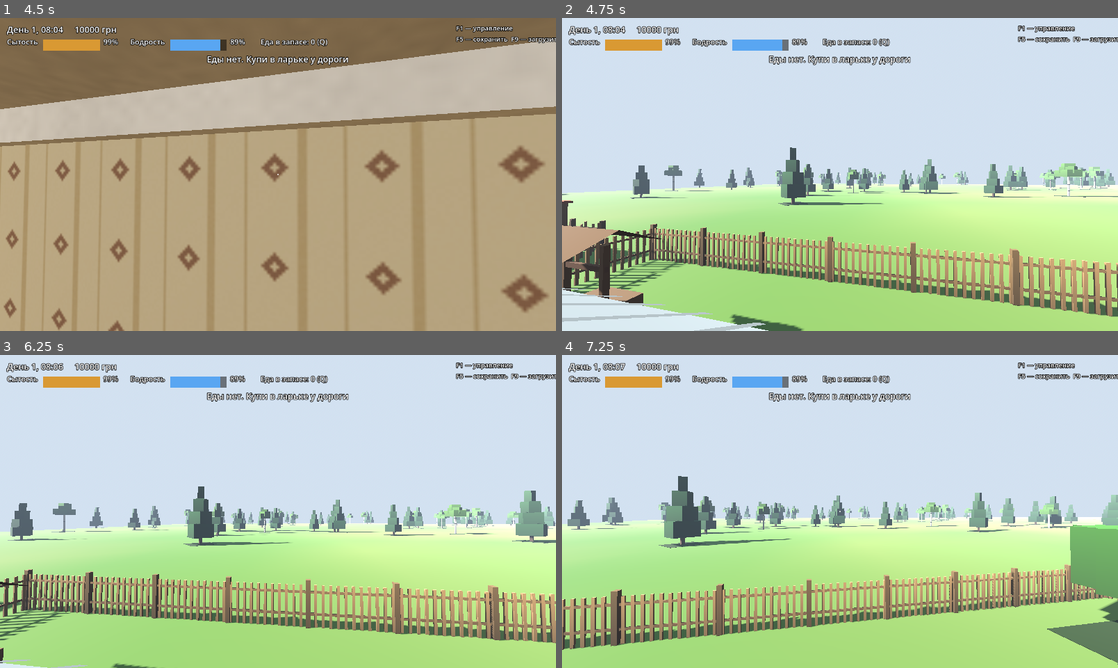
Above: before the commit, frames 1-4 (two rows, left to right).
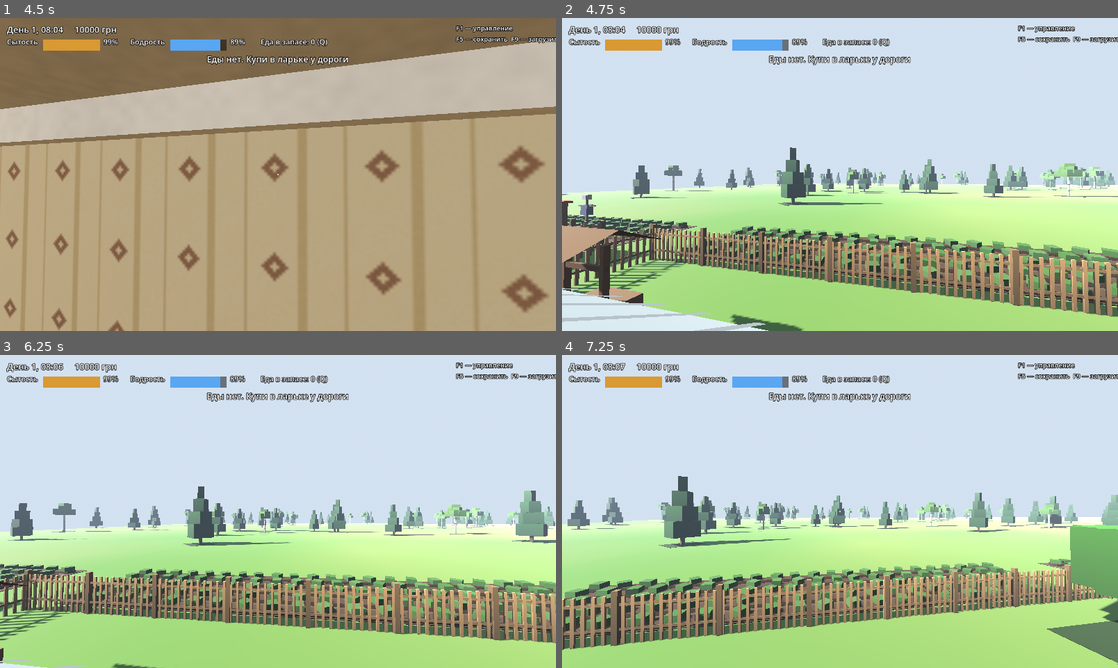
Above: after the commit, the same moments.

Repository: Bobi3f/666666
Game: Godot game, scene res://scenes/World.tscn
Same seed, same stepped clock (60 frames per second), same inputs: the game is played once before the commit and once after it.
Inputs (mouse positions are in pixels of both pictures, inside the frame that each line leads up to):
- Up to frame 1 (4.5 s): move the mouse to (305, 174) at 0.52 s; hold W from 0.53 s (still down); tap E at 0.6, 3.6 s; tap Space at 0.77, 1.52, 3.02, 3.77 s; move the mouse to (250, 174) at 1.27 s; tap Q at 1.35, 4.35 s; move the mouse to (289, 168) at 2.02 s; hold Shift 2.03-2.78 s; tap Enter at 2.75 s; move the mouse to (272, 180) at 2.77 s; tap R at 2.85 s; move the mouse to (316, 177) at 3.52 s; move the mouse to (233, 171) at 4.27 s
- Up to frame 2 (4.75 s): keep holding W; tap Space at 4.52 s
- Up to frame 3 (6.25 s): move the mouse to (283, 511) at 5.02 s; hold Shift 5.03-5.78 s; tap Space at 5.75, 6.02 s; move the mouse to (255, 505) at 5.77 s; release W at 5.78 s; hold D from 5.78 s (still down); tap R at 5.85 s
- Up to frame 4 (7.25 s): move the mouse to (867, 511) at 6.52 s; release D at 6.53 s; hold W from 6.53 s (still down); tap E at 6.6 s; tap Space at 6.77 s

Frame 1 is identical in both runs. In frame 2, 6.4% of the frame differs, in the area x 1-100%, y 56-93%; in frame 3, 6.4%; in frame 4, 6.5%, in the area x 0-93%, y 65-91%.

Commit message:
Village life: shop, street lamps, gardens, pond, bus stop
Every yard gets a gate bench, a front flower bed and a potato plot behind
the back fence; poor and middle yards get a dog kennel, poor ones a
scarecrow. Wooden street lamps light the village street at dusk (a ground
light pool stands in for OmniLight, which the single world mesh cannot
receive past the 8-light Compatibility limit). The dirt street gets ruts
and puddles.

New village shop by the highway turn-off sells bread and milk for 40 UAH
from 8:00 to 21:00. Also a concrete bus stop, a blue village sign, a pond
with reeds and a pier, and haystacks on the meadow. The rich bench no
longer sits in front of the gate.

Co-Authored-By: Claude Opus 5.5 <noreply@anthropic.com>
Claude-Session: https://claude.ai/code/session_01UVk6wNNM2FjtKcFVRWCFoE

Diff:
--- a/scripts/world/world.gd
+++ b/scripts/world/world.gd
@@ -1,6 +1,6 @@
 extends Node3D
-## Мир 400×400 м: деревня из 8 дворов трёх уровней достатка, город из
-## панелек, магистраль, ЛЭП, лес и поля.
+## Мир 400×400 м: деревня из 8 дворов трёх уровней достатка с сельмагом,
+## фонарями, прудом и огородами, город из панелек, магистраль, ЛЭП, лес и поля.
 ##
 ## Вся неподвижная геометрия копится в один меш (MeshBuilder) — мир рисуется
 ## за один вызов отрисовки. Светящиеся окна — второй меш: днём тусклые,
@@ -18,6 +18,13 @@
 ## Дом игрока — второй в первом ряду.
 const PLAYER_HOUSE := Vector2(-125.0, ROW_A_Z)
 
+## Фонари вдоль деревенской улицы — в просветах между дворами.
+const LAMP_X := [-162.0, -137.5, -112.5, -87.5, -63.0]
+const LAMP_Z := -36.9
+## Сельмаг за съездом к трассе, дверью к деревне.
+const SHOP_POS := Vector3(-45.0, 0, -24.0)
+const POND_POS := Vector3(-182.0, 0, -40.0)
+
 const HOUSE_Y := 0.05  # пол дома чуть выше земли
 const SKIN := 0.1       # толщина наружной обшивки
 
@@ -26,10 +33,16 @@
 var _sky: ProceduralSkyMaterial
 var _glow_mat: StandardMaterial3D
 var _rng := RandomNumberGenerator.new()
+## Отдельный генератор для деревенских мелочей: лес и город остаются прежними.
+var _vrng := RandomNumberGenerator.new()
+## Лампы фонарей и пятна света под ними: видны только в темноте.
+var _street_lights: Array[Node3D] = []
+var _light_pool_mat: StandardMaterial3D
 
 
 func _ready() -> void:
 	_rng.seed = 20260925
+	_vrng.seed = 1986
 	_setup_environment()
 
 	var b := MeshBuilder.new()
@@ -39,6 +52,7 @@
 	_build_roads(b)
 	_build_power_line(b)
 	_build_village(b)
+	_build_village_life(b, glow)
 	_build_town(b, glow)
 	_build_shops(b)
 	_build_forest(b)
@@ -102,6 +116,10 @@
 	_env.fog_light_color = Color(0.05, 0.06, 0.1).lerp(Color(0.7, 0.78, 0.88), day)
 	if _glow_mat:
 		_glow_mat.albedo_color = Color(0.3, 0.32, 0.36).lerp(Color(1.0, 1.0, 1.0), 1.0 - day)
+	# Фонари зажигаются в сумерках
+	var lit := day < 0.35
+	for l in _street_lights:
+		l.visible = lit
 
 
 # --- Земля и дороги ---------------------------------------------------------
@@ -451,6 +469,11 @@
 func _yard_extras(b: MeshBuilder, hi: HouseInterior) -> void:
 	# Яблоня во дворе у всех
 	_tree(b, Vector3(7.5, 0, -6.0), 0.0, 1)
+	_gate_bench(b, hi.wealth)
+	_front_garden(b, hi)
+	_vegetable_plot(b, hi.wealth)
+	if hi.wealth != W.RICH:
+		_kennel(b, Vector3(3.6, 0, 8.2))
 	match hi.wealth:
 		W.POOR:
 			# Уличный туалет
@@ -468,11 +491,8 @@
 			b.box(Vector3(5.5, 0, -3.0), Vector3(10.2, 2.6, 3.0), Color(0.62, 0.27, 0.19), true)
 			b.box(Vector3(5.4, 2.6, -3.1), Vector3(10.3, 2.75, 3.1), Color(0.35, 0.35, 0.35))
 			b.box(Vector3(6.2, 0, 3.0), Vector3(9.5, 2.2, 3.05), Color(0.55, 0.57, 0.6))
-			# Теплица и лавочка у ворот
+			# Теплица
 			b.box(Vector3(-9.5, 0, -8.0), Vector3(-5.5, 2.0, -5.0), Color(0.75, 0.88, 0.9), true)
-			b.box(Vector3(-2.0, 0.4, 12.2), Vector3(0.0, 0.45, 12.6), Color(0.5, 0.35, 0.2))
-			for x in [-1.9, -0.2]:
-				b.box(Vector3(x, 0, 12.25), Vector3(x + 0.1, 0.4, 12.55), Color(0.3, 0.3, 0.3))
 		_:
 			# Колодец с воротом и навесом
 			b.box(Vector3(-8.0, 0, -6.0), Vector3(-6.8, 0.8, -4.8), Color(0.45, 0.35, 0.25), true)
@@ -491,6 +511,307 @@
 			# Поленница штабелем
 			b.box(Vector3(-10.5, 0, 0.0), Vector3(-9.9, 1.2, 4.0), Color(0.55, 0.42, 0.28), true)
 			b.box(Vector3(-10.6, 1.2, -0.1), Vector3(-9.8, 1.3, 4.1), Color(0.4, 0.4, 0.4))
+
+
+## Лавочка у забора справа от калитки — посидеть с соседями.
+func _gate_bench(b: MeshBuilder, wealth: int) -> void:
+	var wood := Color(0.5, 0.35, 0.2) if wealth == W.RICH else Color(0.55, 0.45, 0.32)
+	b.box(Vector3(1.0, 0.42, 12.25), Vector3(3.0, 0.47, 12.65), wood)
+	if wealth != W.POOR:
+		b.box(Vector3(1.0, 0.47, 12.15), Vector3(3.0, 0.85, 12.2), wood)
+	for x in [1.1, 2.8]:
+		b.box(Vector3(x, 0, 12.3), Vector3(x + 0.1, 0.42, 12.6), wood.darkened(0.35))
+
+
+## Палисадник: клумба вдоль фасада, у бедных — лопухи и крапива.
+func _front_garden(b: MeshBuilder, hi: HouseInterior) -> void:
+	var ox := hi.inner_size.x * 0.5 + hi.wall_thickness + SKIN
+	var oz := hi.inner_size.z * 0.5 + hi.wall_thickness + SKIN
+	var z0 := oz + 0.9
+	var z1 := oz + 1.6
+	var poor := hi.wealth == W.POOR
+	var flowers := [Color(0.9, 0.2, 0.25), Color(0.95, 0.85, 0.2), Color(0.95, 0.95, 0.95), Color(0.75, 0.4, 0.85), Color(0.95, 0.55, 0.15)]
+	for side in [[-ox + 0.2, hi.entrance_offset - 1.1], [hi.entrance_offset + 1.1, ox - 0.2]]:
+		var x0: float = side[0]
+		var x1: float = side[1]
+		if x1 - x0 < 0.5:
+			continue
+		if not poor:
+			# Бордюр из дощечек и чёрная земля
+			b.box(Vector3(x0, 0, z0), Vector3(x1, 0.08, z1), Color(0.28, 0.2, 0.14))
+			b.box(Vector3(x0 - 0.05, 0, z1), Vector3(x1 + 0.05, 0.16, z1 + 0.05), Color(0.9, 0.9, 0.88))
+		var x := x0 + 0.15
+		while x < x1 - 0.1:
+			var h := _vrng.randf_range(0.25, 0.6)
+			var zz := _vrng.randf_range(z0 + 0.1, z1 - 0.15)
+			if poor:
+				b.box_rot(Vector3(x, h * 0.5, zz), Vector3(0.35, h, 0.3), _vrng.randf() * TAU, Color(0.22, 0.38, 0.16))
+			else:
+				b.box(Vector3(x - 0.02, 0.08, zz - 0.02), Vector3(x + 0.02, h, zz + 0.02), Color(0.2, 0.4, 0.15))
+				var c: Color = flowers[_vrng.randi() % flowers.size()]
+				b.box(Vector3(x - 0.08, h, zz - 0.08), Vector3(x + 0.08, h + 0.1, zz + 0.08), c)
+			x += _vrng.randf_range(0.25, 0.45)
+
+
+## Огород за задним забором: картошка рядами, у бедных ещё и пугало.
+func _vegetable_plot(b: MeshBuilder, wealth: int) -> void:
+	var soil := Color(0.33, 0.24, 0.16)
+	var leaf := Color(0.26, 0.45, 0.18)
+	b.box(Vector3(-10.5, 0, -14.0), Vector3(10.5, 0.03, -9.5), soil.lightened(0.08))
+	var z := -13.6
+	while z < -9.8:
+		b.box(Vector3(-10.2, 0, z), Vector3(10.2, 0.16, z + 0.45), soil)
+		var x := -10.0
+		while x < 10.0:
+			b.box_rot(Vector3(x, 0.26, z + 0.22), Vector3(0.45, 0.22, 0.4), _vrng.randf() * TAU,
+				leaf.lightened(_vrng.randf() * 0.12))
+			x += _vrng.randf_range(0.8, 1.1)
+		z += 0.9
+	if wealth == W.POOR:
+		# Пугало: крест из жердей, старая куртка и ведро вместо головы
+		var p := Vector3(4.0, 0, -11.8)
+		b.box(p + Vector3(-0.05, 0, -0.05), p + Vector3(0.05, 2.0, 0.05), Color(0.45, 0.35, 0.22))
+		b.box(p + Vector3(-0.8, 1.45, -0.04), p + Vector3(0.8, 1.53, 0.04), Color(0.45, 0.35, 0.22))
+		b.box(p + Vector3(-0.3, 0.9, -0.15), p + Vector3(0.3, 1.55, 0.15), Color(0.3, 0.32, 0.45))
+		b.box(p + Vector3(-0.15, 1.9, -0.15), p + Vector3(0.15, 2.2, 0.15), Color(0.6, 0.6, 0.62))
+
+
+## Собачья будка с двускатной крышей и тёмным лазом.
+func _kennel(b: MeshBuilder, p: Vector3) -> void:
+	var wood := Color(0.5, 0.38, 0.25)
+	b.box(p + Vector3(-0.5, 0, -0.6), p + Vector3(0.5, 0.75, 0.6), wood, true)
+	b.box(p + Vector3(-0.2, 0.05, 0.6), p + Vector3(0.2, 0.5, 0.61), Color(0.08, 0.07, 0.06))
+	for s in [-1.0, 1.0]:
+		b.quad(p + Vector3(s * 0.62, 0.7, 0.68), p + Vector3(s * 0.62, 0.7, -0.68), p + Vector3(0, 1.05, -0.68), p + Vector3(0, 1.05, 0.68),
+			Color(0.35, 0.33, 0.32), true)
+	# Миска
+	b.box(p + Vector3(0.3, 0, 0.9), p + Vector3(0.55, 0.08, 1.15), Color(0.55, 0.55, 0.6))
+
+
+# --- Жизнь села: фонари, сельмаг, остановка, пруд, стога ---------------------
+
+func _build_village_life(b: MeshBuilder, glow: MeshBuilder) -> void:
+	_street_ruts(b)
+	for x in LAMP_X:
+		_street_lamp(b, glow, Vector3(x, 0, LAMP_Z))
+	_village_shop(b, glow)
+	_bus_stop(b, Vector3(-68.5, 0, -7.6))
+	_village_sign(b, Vector3(-54.5, 0, -7.2))
+	_pond(b, POND_POS)
+	for p in [Vector3(-42, 0, -62), Vector3(-33, 0, -70), Vector3(-26, 0, -57)]:
+		_haystack(b, p)
+
+
+## Колеи и лужи на грунтовке — видно, что по ней ездят.
+func _street_ruts(b: MeshBuilder) -> void:
+	var rut := Color(0.38, 0.32, 0.23)
+	for z in [-41.0, -39.3]:
+		b.box(Vector3(-164, 0.04, z), Vector3(-58, 0.043, z + 0.5), rut)
+	for i in 9:
+		var x := _vrng.randf_range(-160.0, -62.0)
+		var z: float = [-41.0, -39.3][i % 2] + _vrng.randf_range(-0.2, 0.3)
+		var l := _vrng.randf_range(1.0, 2.6)
+		b.box(Vector3(x, 0.043, z), Vector3(x + l, 0.047, z + _vrng.randf_range(0.5, 0.9)), Color(0.36, 0.4, 0.44))
+
+
+## Деревянный столб с железным плафоном; лампа горит в сумерках.
+func _street_lamp(b: MeshBuilder, glow: MeshBuilder, p: Vector3) -> void:
+	var wood := Color(0.33, 0.26, 0.19)
+	b.box(p + Vector3(-0.1, 0, -0.1), p + Vector3(0.1, 6.0, 0.1), wood, true)
+	# Кронштейн к середине улицы
+	b.box(p + Vector3(-0.04, 5.6, -1.6), p + Vector3(0.04, 5.68, 0.0), Color(0.25, 0.25, 0.25))
+	b.box(p + Vector3(-0.04, 5.35, -0.1), p + Vector3(0.04, 5.68, -0.02), Color(0.25, 0.25, 0.25))
+	b.box(p + Vector3(-0.28, 5.42, -1.9), p + Vector3(0.28, 5.62, -1.35), Color(0.3, 0.32, 0.3))
+	glow.box(p + Vector3(-0.14, 5.3, -1.75), p + Vector3(0.14, 5.42, -1.5), Color(1.0, 0.82, 0.5))
+	var light := OmniLight3D.new()
+	light.position = p + Vector3(0, 5.1, -1.6)
+	light.light_color = Color(1.0, 0.8, 0.55)
+	light.light_energy = 1.4
+	light.omni_range = 11.0
+	light.visible = false
+	light.distance_fade_enabled = true
+	light.distance_fade_begin = 40.0
+	light.distance_fade_length = 10.0
+	add_child(light)
+	_street_lights.append(light)
+	# Мир — один меш, а в Compatibility на объект влияют не больше 8 ламп,
+	# их уже заняли лампы в домах. Поэтому свет на земле — отдельное пятно.
+	var pool := MeshInstance3D.new()
+	var plane := PlaneMesh.new()
+	plane.size = Vector2(10.0, 10.0)
+	pool.mesh = plane
+	pool.material_override = _light_pool_material()
+	pool.cast_shadow = GeometryInstance3D.SHADOW_CASTING_SETTING_OFF
+	pool.position = p + Vector3(0, 0.06, -1.6)
+	pool.visible = false
+	add_child(pool)
+	_street_lights.append(pool)
+
+
+func _light_pool_material() -> StandardMaterial3D:
+	if _light_pool_mat:
+		return _light_pool_mat
+	var g := Gradient.new()
+	g.set_color(0, Color(1.0, 0.8, 0.5, 0.55))
+	g.set_color(1, Color(1.0, 0.8, 0.5, 0.0))
+	var tex := GradientTexture2D.new()
+	tex.gradient = g
+	tex.fill = GradientTexture2D.FILL_RADIAL
+	tex.fill_from = Vector2(0.5, 0.5)
+	tex.fill_to = Vector2(1.0, 0.5)
+	_light_pool_mat = StandardMaterial3D.new()
+	_light_pool_mat.shading_mode = BaseMaterial3D.SHADING_MODE_UNSHADED
+	_light_pool_mat.transparency = BaseMaterial3D.TRANSPARENCY_ALPHA
+	_light_pool_mat.blend_mode = BaseMaterial3D.BLEND_MODE_ADD
+	_light_pool_mat.albedo_texture = tex
+	return _light_pool_mat
+
+
+## Сельмаг: кирпичная коробка с крыльцом и вывеской. Хлеб дешевле, чем
+## в городском ларьке, но работает только днём.
+func _village_shop(b: MeshBuilder, glow: MeshBuilder) -> void:
+	# Локально фасад смотрит на +Z, разворот — дверью к съезду
+	var yaw := -PI / 2.0
+	var xf := Transform3D(Basis(Vector3.UP, yaw), SHOP_POS)
+	b.xf = xf
+	glow.xf = xf
+	var brick := Color(0.66, 0.36, 0.26)
+	var h := 3.4
+	b.box(Vector3(-4.5, 0, -3.0), Vector3(4.5, h, 3.0), brick, true)
+	# Швы кладки на фасаде
+	var y := 0.4
+	while y < h:
+		b.box(Vector3(-4.5, y, 3.0), Vector3(4.5, y + 0.015, 3.012), Color(0.8, 0.74, 0.64))
+		y += 0.2
+	b.box(Vector3(-4.6, 0, -3.1), Vector3(4.6, 0.4, 3.1), Color(0.45, 0.44, 0.42))
+	# Плоская крыша с парапетом
+	b.box(Vector3(-4.7, h, -3.2), Vector3(4.7, h + 0.25, 3.2), Color(0.35, 0.35, 0.36))
+	# Дверь, крыльцо с козырьком
+	b.box(Vector3(-0.6, 0.4, 3.0), Vector3(0.6, 2.5, 3.05), Color(0.3, 0.42, 0.35))
+	b.box(Vector3(-1.4, 0, 3.0), Vector3(1.4, 0.4, 4.4), Color(0.58, 0.58, 0.56), true)
+	b.box(Vector3(-1.6, 2.8, 3.0), Vector3(1.6, 2.92, 4.5), Color(0.5, 0.52, 0.55))
+	for x in [-1.5, 1.4]:
+		b.box(Vector3(x, 0.4, 4.3), Vector3(x + 0.1, 2.8, 4.4), Color(0.4, 0.4, 0.42))
+	# Витрины по бокам от двери: днём тёмное стекло, вечером свет внутри
+	for x in [-3.6, 1.4]:
+		b.box(Vector3(x - 0.08, 0.92, 3.0), Vector3(x + 2.28, 2.48, 3.06), Color(0.9, 0.9, 0.88))
+		glow.quad(Vector3(x, 1.0, 3.07), Vector3(x + 2.2, 1.0, 3.07), Vector3(x + 2.2, 2.4, 3.07), Vector3(x, 2.4, 3.07), Color(1.0, 0.9, 0.7))
+	# Вывеска
+	b.box(Vector3(-3.0, 2.95, 3.0), Vector3(3.0, 3.35, 3.1), Color(0.85, 0.2, 0.15))
+	# Ящики и урна у входа
+	b.box(Vector3(2.0, 0, 3.4), Vector3(2.6, 0.4, 3.9), Color(0.6, 0.45, 0.3))
+	b.box(Vector3(2.1, 0.4, 3.45), Vector3(2.5, 0.75, 3.85), Color(0.6, 0.45, 0.3))
+	b.box(Vector3(-2.3, 0, 3.4), Vector3(-1.9, 0.7, 3.8), Color(0.35, 0.4, 0.35))
+	b.xf = Transform3D.IDENTITY
+	glow.xf = Transform3D.IDENTITY
+	# Тропинка от деревенского съезда к крыльцу
+	b.box(Vector3(-57.0, 0, -25.0), Vector3(SHOP_POS.x - 4.4, 0.03, -23.0), Color(0.46, 0.39, 0.28))
+
+	var sign := Label3D.new()
+	sign.text = "ПРОДУКТЫ"
+	sign.font_size = 96
+	sign.pixel_size = 0.004
+	sign.outline_size = 0
+	sign.modulate = Color(1, 1, 0.9)
+	sign.position = xf * Vector3(0, 3.15, 3.12)
+	sign.rotation.y = yaw
+	add_child(sign)
+
+	var zone := InteractZone.create("E — сельмаг: хлеб и молоко (40 грн)", Vector3(2.8, 2.0, 2.4))
+	zone.position = xf * Vector3(0, 0, 5.0)
+	zone.rotation.y = yaw
+	zone.activated.connect(_buy_village_food)
+	add_child(zone)
+
+
+func _buy_village_food() -> void:
+	var h := TimeManager.hour()
+	if h < 8.0 or h >= 21.0:
+		GameManager.notify("Сельмаг закрыт. Работает с 8:00 до 21:00")
+		return
+	if GameManager.spend(40):
+		NeedsManager.snacks += 1
+		GameManager.notify("Купил хлеб и молоко. Съесть — Q")
+
+
+## Бетонная остановка у трассы: стенка, крыша, лавка, табличка «А».
+func _bus_stop(b: MeshBuilder, p: Vector3) -> void:
+	var concrete := Color(0.7, 0.7, 0.67)
+	b.box(p + Vector3(-2.5, 0, -1.25), p + Vector3(2.5, 0.12, 1.2), Color(0.55, 0.55, 0.53))
+	b.box(p + Vector3(-2.5, 0, -1.25), p + Vector3(2.5, 2.6, -1.05), concrete, true)
+	for s in [-1.0, 1.0]:
+		b.box(p + Vector3(s * 2.5 - 0.1, 0, -1.25), p + Vector3(s * 2.5 + 0.1, 2.6, 0.2), concrete, true)
+	b.box(p + Vector3(-2.8, 2.6, -1.4), p + Vector3(2.8, 2.8, 1.3), concrete.darkened(0.1))
+	# Мозаика на задней стенке
+	for i in 5:
+		var c: Color = [Color(0.3, 0.5, 0.75), Color(0.9, 0.75, 0.3), Color(0.8, 0.3, 0.25)][i % 3]
+		b.box(p + Vector3(-2.0 + i * 0.85, 1.0, -1.06), p + Vector3(-1.4 + i * 0.85, 2.0, -1.03), c)
+	b.box(p + Vector3(-2.0, 0.45, -1.05), p + Vector3(2.0, 0.52, -0.65), Color(0.5, 0.35, 0.2))
+	# Табличка на столбе
+	var s := p + Vector3(3.3, 0, 0.6)
+	b.box(s + Vector3(-0.04, 0, -0.04), s + Vector3(0.04, 2.5, 0.04), Color(0.4, 0.4, 0.4))
+	b.box(s + Vector3(-0.3, 2.0, 0.04), s + Vector3(0.3, 2.6, 0.07), Color(0.95, 0.85, 0.2))
+	var lbl := Label3D.new()
+	lbl.text = "А"
+	lbl.font_size = 96
+	lbl.pixel_size = 0.004
+	lbl.modulate = Color(0.1, 0.1, 0.1)
+	lbl.outline_size = 0
+	lbl.position = s + Vector3(0, 2.3, 0.08)
+	add_child(lbl)
+
+
+## Синий указатель с названием села у съезда с трассы.
+func _village_sign(b: MeshBuilder, p: Vector3) -> void:
+	for x in [-1.1, 1.0]:
+		b.box(p + Vector3(x, 0, -0.04), p + Vector3(x + 0.08, 2.4, 0.04), Color(0.45, 0.45, 0.45))
+	b.box(p + Vector3(-1.3, 1.6, 0.04), p + Vector3(1.3, 2.4, 0.08), Color(0.12, 0.3, 0.65))
+	b.box(p + Vector3(-1.3, 1.6, 0.0), p + Vector3(1.3, 2.4, 0.04), Color(0.6, 0.6, 0.6))
+	var lbl := Label3D.new()
+	lbl.text = "Каменка"
+	lbl.font_size = 96
+	lbl.pixel_size = 0.005
+	lbl.outline_size = 0
+	lbl.position = p + Vector3(0, 2.0, 0.09)
+	add_child(lbl)
+
+
+## Пруд за околицей: вода, илистый берег, камыш и мостки.
+func _pond(b: MeshBuilder, c: Vector3) -> void:
+	var segs := 20
+	var pts: Array[Vector3] = []
+	for i in segs:
+		var a := TAU * i / segs
+		var r := 8.0 + sin(a * 3.0) * 1.2 + _vrng.randf_range(-0.4, 0.4)
+		pts.append(Vector3(cos(a) * r * 1.3, 0, sin(a) * r))
+	for i in segs:
+		var p0: Vector3 = pts[i]
+		var p1: Vector3 = pts[(i + 1) % segs]
+		b.tri(c + Vector3(0, 0.02, 0), c + p1 * 1.15 + Vector3(0, 0.02, 0), c + p0 * 1.15 + Vector3(0, 0.02, 0), Color(0.36, 0.3, 0.2))
+		b.tri(c + Vector3(0, 0.035, 0), c + p1 + Vector3(0, 0.035, 0), c + p0 + Vector3(0, 0.035, 0), Color(0.2, 0.32, 0.36))
+	# Камыш по берегу
+	for i in 40:
+		var p: Vector3 = pts[_vrng.randi() % segs] * _vrng.randf_range(0.95, 1.12)
+		var h := _vrng.randf_range(0.8, 1.6)
+		b.box(c + p + Vector3(-0.03, 0, -0.03), c + p + Vector3(0.03, h, 0.03), Color(0.35, 0.45, 0.2))
+		if _vrng.randf() < 0.4:
+			b.box(c + p + Vector3(-0.05, h - 0.25, -0.05), c + p + Vector3(0.05, h, 0.05), Color(0.35, 0.22, 0.12))
+	# Мостки с восточного берега, тропинка от улицы
+	var m := c + Vector3(pts[0].x - 0.8, 0, 0)
+	b.box(m + Vector3(-3.5, 0.3, -0.6), m + Vector3(0.8, 0.38, 0.6), Color(0.5, 0.4, 0.28))
+	for x in [-3.3, -1.8, -0.3]:
+		for z in [-0.55, 0.45]:
+			b.box(m + Vector3(x, -0.3, z), m + Vector3(x + 0.1, 0.3, z + 0.1), Color(0.3, 0.24, 0.16))
+	b.box(Vector3(m.x + 0.8, 0, -40.6), Vector3(-164.0, 0.03, -39.4), Color(0.46, 0.39, 0.28))
+
+
+## Стог сена на лугу с шестом посередине.
+func _haystack(b: MeshBuilder, p: Vector3) -> void:
+	var hay := Color(0.72, 0.62, 0.35)
+	for i in 5:
+		var w := 3.2 - i * 0.6
+		b.box_rot(p + Vector3(0, 0.45 + i * 0.7, 0), Vector3(w, 0.9, w), i * 0.35 + _vrng.randf() * 0.2, hay.darkened(i * 0.03), i == 0)
+	b.box(p + Vector3(-0.05, 3.5, -0.05), p + Vector3(0.05, 4.4, 0.05), Color(0.4, 0.3, 0.2))
 
 
 # --- Город ------------------------------------------------------------------
Not shown, changed: README.md
